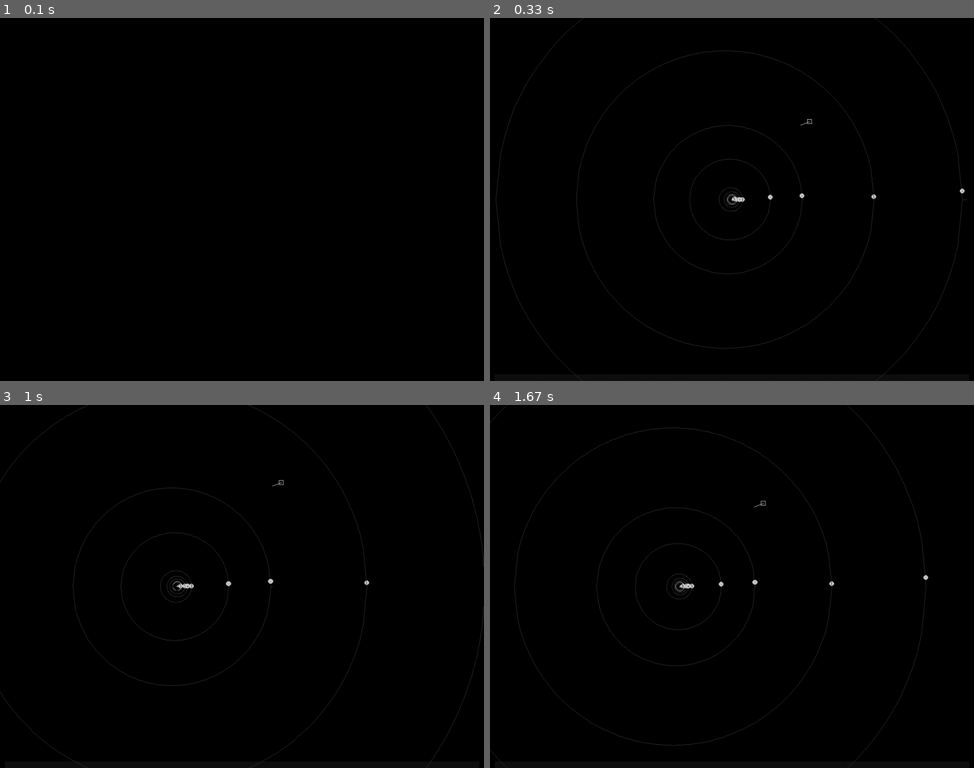
Above: before the commit, frames 1-4 (two rows, left to right).
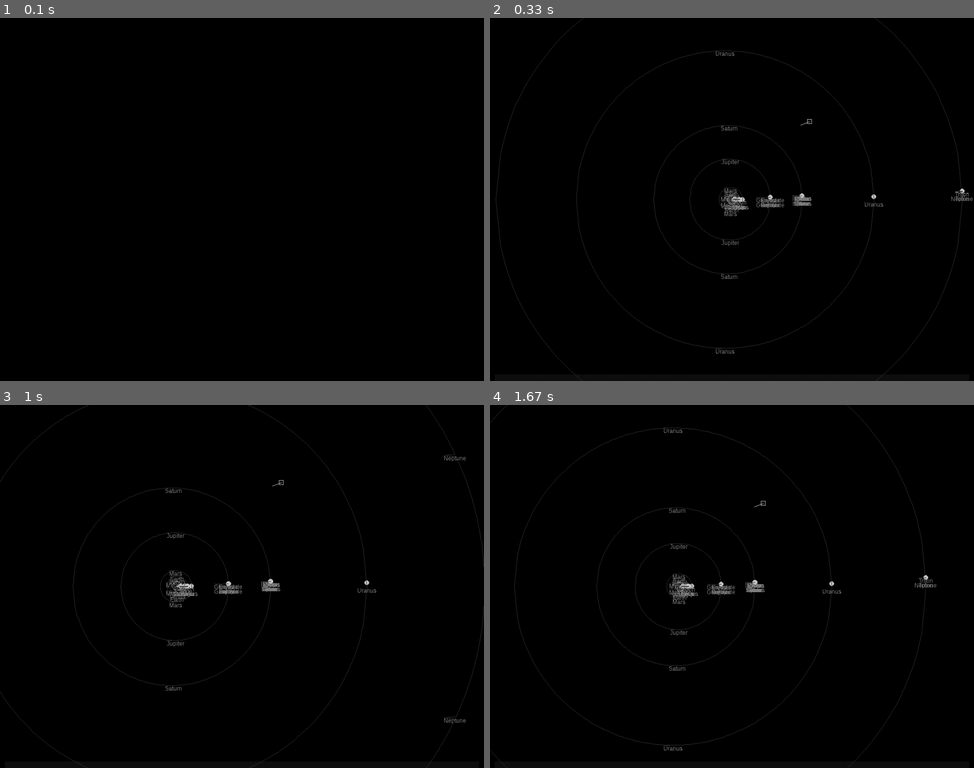
Above: after the commit, the same moments.

Repository: iparedes/Flatspace2
Game: pygame game, started from main.py
Same seed, same stepped clock (60 frames per second), same inputs: the game is played once before the commit and once after it.
Inputs:
- Up to frame 1 (0.1 s): no input
- Up to frame 2 (0.33 s): no input
- Up to frame 3 (1 s): tap T at 0.33 s; hold Right from 0.67 s (still down); tap Z at 0.73 s; tap X at 0.82 s
- Up to frame 4 (1.67 s): release Right at 1.13 s

Frame 1 is identical in both runs. In frame 2, 0.6% of the frame differs, in the area x 46-100%, y 9-93%; in frame 3, 0.6%, in the area x 34-97%, y 13-88%; in frame 4, 0.6%.

Commit message:
Added labels

Diff:
--- a/display.py
+++ b/display.py
@@ -5,19 +5,24 @@
 SCREEN_RATIO = 0.75  # 4:3
 
 WHITE = (200, 200, 200)
+LIGTH_GRAY = (128,128,128)
 GRAY = (50,50,50)
 LINE_WIDTH = 1
+
+ALIGN_LEFT=0
+ALIGN_CENTER=1
 
 
 class Display:
     def __init__(self, width):
         pg.init()
+        pg.font.init()
 
         self.WIDTH = width
         self.HEIGHT = int(width * SCREEN_RATIO)
         pg.display.set_caption("Test")
         self.screen = pg.display.set_mode((self.WIDTH, self.HEIGHT))
-
+        self.font= pg.font.SysFont('arial', 12)
         self.running = True
         # Holds surfaces that will be blitted
         # each element is a dictionary with keys 'surface' and 'pos'
@@ -38,6 +43,14 @@
     def test_circle(self):
         # pg.draw.circle(self.main_surface,(255,0,0),(100,100),50)
         pg.draw.ellipse(self.screen, (0, 0, 255), pg.Rect(200, 200, 50, 100))
+
+    def draw_text(self,t,pos,color=WHITE,align=ALIGN_LEFT):
+        textsurface = self.font.render(t, False, color)
+        if align==ALIGN_CENTER:
+            r=textsurface.get_rect()
+            deltaP=Pos(-(r.width/2),0)
+            pos+=deltaP
+        self.screen.blit(textsurface, pos.coords())
 
     # Draws a point at Pos
     def draw_point(self, Pos):
--- a/fspace.py
+++ b/fspace.py
@@ -1,5 +1,6 @@
 import math
 from geometry import *
+from itertools import chain
 
 G = 6.674E-11  # m3•k-1•s-2.
 
@@ -14,6 +15,11 @@
         self.mass=mass
         self.time=0             # time after periapsis
 
+    def __iter__(self):
+        yield self
+        for v in chain(*map(iter, self.satellites)):
+          yield v
+
     @property
     def pos(self):
         return self._pos
@@ -28,6 +34,20 @@
     # returns the area of flatspace that the element is occupying
     def area(self):
         return None
+
+    # returns the object (itself or a satellite) identified by ident
+
+    def find(self,ident):
+        object=None
+        if ident.lower()==self.name.lower():
+            object=self
+        else:
+            for s in self.satellites:
+                object=s.find(ident)
+                if object:
+                    break
+        return object
+
 
     # gives the position of the body in the orbit and the time after periapisis (seconds)
     # at a given angle of the true anomaly
@@ -123,7 +143,7 @@
     def __init__(self, primary=None, name="", mass=0, radius=0,peri=0,apo=0,incl=0,init_pos=0):
         Body.__init__(self,primary=primary,name=name,mass=mass)
         self.radius=radius
-        self.orbit=Orbit(primary.pos,peri,apo,incl)
+        self.orbit=Orbit(self.name,primary.pos,peri,apo,incl)
         self.T = 0  # Orbital period
         self.T = (2 * math.pi) * math.sqrt(self.orbit.a ** 3 / (G * self.primary.mass))
         (self.pos,self.time)=self.pos_at_angle(init_pos)
@@ -145,11 +165,12 @@
 
 class Orbit():
     # focus1 is the position of focus1
-    def __init__(self, focus1=None, peri=0, apo=0, incl=0):
+    def __init__(self, name="",focus1=None, peri=0, apo=0, incl=0):
         if (peri > apo):
             (peri, apo) = (apo, peri)
 
 
+        self.name=name
         # Where should I put the incl attribute, in the orbit, or in the ellipse inside the orbit?
         self.peri = peri
         self.apo = apo
@@ -200,6 +221,7 @@
         self.epoch=0
         self.days=0
         self.ships=[]
+
 
     # updates delta milliseconds
     def update(self,delta):
@@ -220,6 +242,17 @@
             for s in self.ships:
                 s.update_pos(delta)
 
+    # todo find ships
+    def find(self,ident):
+        body=self.Sol.find(ident)
+        if not body:
+            l=[n.name for n in self.ships]
+            if ident in l:
+                i=l.index(ident)
+                body=self.ships[i]
+            else:
+                body=None
+        return body
 
 # A body that is not on rails
 class Ship:
--- a/game.py
+++ b/game.py
@@ -3,6 +3,7 @@
 from display import *
 from geometry import *
 from fspace import *
+from parser import *
 import pygame as pg
 import pygame_textinput
 
@@ -24,6 +25,7 @@
         self.done = False
         self.SS=SSystem()
 
+
         self.max_apo=0
         self.max_peri=0 # watchout that max_peri is not the biggets periapsis, but the pri corresponding to max_apo
         self.load_data()
@@ -33,6 +35,13 @@
         self.console=pygame_textinput.TextInput(initial_string="",font_size=14,text_color=(255,255,255))
         self.console_active=False
         self.console_area=pg.Rect(CONSOLE_MARGIN,self.Display.HEIGHT-self.console.font_size,self.Display.WIDTH-(CONSOLE_MARGIN*2),self.console.font_size)
+
+        self.parser=Parser()
+
+        #o=self.SS.find("bolo")
+        #for i in self.SS.Sol:
+        #    print(i.name)
+
         # sets the view with the sun in the center to accommodate to see complete the largest orbit
         # it is not totally correct as it assumes that the orbit is horizontal in the ref. coords
 
@@ -75,6 +84,24 @@
         deltasecs=(milispertick/1000)*TIME_RATE[self.time_rate_index]
         #print("Delta per tick: "+str(deltasecs))
 
+    def exec(self,t):
+        instr=self.parser.parse_instr(t)
+        if instr:
+            cmd=instr.pop(0)
+            if cmd==MT:
+                ident=instr.pop(0)
+                obj=self.SS.find(ident)
+                if obj:
+                    pos=obj.pos
+                    self.View.set_center(pos)
+            elif cmd==LBL:
+                val=instr.pop(0)
+                if val==ON:
+                    self.View.labels=True
+                else:
+                    self.View.labels=False
+
+
     def load_data(self):
         file1 = open(DATA_FILE, 'r')
         Lines = file1.readlines()
@@ -84,7 +111,10 @@
             if l[0] != '#':
                 l.rstrip()
                 items = l.split(',')
+                #removes spaces from names
+                items[1]=items[1].strip()
                 if items[0] == "Sun":
+                    self.SS.Sol.name=items[0]
                     self.SS.Sol.mass = float(items[1])
                     self.SS.Sol.radius = float(items[2])
                     self.SS.Sol.pos = Pos(0, 0)
@@ -132,22 +162,36 @@
         self.Display.screen.blit(self.console.get_surface(), (self.console_area.left,self.console_area.top))
         # remove *************
         #self.Display.draw_line_cartesian(Pos(self.View.area.left, 0), Pos(self.View.area.right, 0), self.View.area)
-        if self.View.in_view(self.SS.Sol):
-            self.View.draw_sun(self.SS.Sol)
-        for p in self.SS.Sol.satellites:
-            if self.View.in_view(p):
-                self.View.draw_planet(p)
-            # draw orbit
-            if self.View.area.overlap(p.orbit.area):
-                self.View.draw_orbit(p.orbit)
-            for s in p.satellites:
-                if self.View.in_view(p):
-                    self.View.draw_satellite(s)
-                if self.View.area.overlap(s.orbit.area):
-                    self.View.draw_orbit(s.orbit)
+
+        bodies=iter(self.SS.Sol)
+        # the first element of the iterator is the Sun
+        body=next(bodies)
+        if self.View.in_view(body):
+            self.View.draw_sun(body)
+        for body in bodies:
+            if self.View.in_view(body):
+                self.View.draw_planet(body)
+            if self.View.area.overlap(body.orbit.area):
+                self.View.draw_orbit(body.orbit)
+
         for s in self.SS.ships:
             if self.View.in_view(s):
                 self.View.draw_ship(s)
+
+        # if self.View.in_view(self.SS.Sol):
+        #     self.View.draw_sun(self.SS.Sol)
+        # # this does not draw satellites if the planet is not in view
+        # for p in self.SS.Sol.satellites:
+        #     if self.View.in_view(p):
+        #         self.View.draw_planet(p)
+        #     # draw orbit
+        #     if self.View.area.overlap(p.orbit.area):
+        #         self.View.draw_orbit(p.orbit)
+        #     for s in p.satellites:
+        #         if self.View.in_view(p):
+        #             self.View.draw_satellite(s)
+        #         if self.View.area.overlap(s.orbit.area):
+        #             self.View.draw_orbit(s.orbit)
 
 
     # Handles events
@@ -168,6 +212,7 @@
                         self.console.clear_text()
                         self.console.get_surface().fill((0,0,0))
                         print(t)
+                        self.exec(t)
                     #break
                 else:
                     if event.key == pg.K_LEFT:
--- a/main.py
+++ b/main.py
@@ -1,6 +1,7 @@
 from game import *
 
 # todo add SOIs and detect from position
+# idea differentiate classes by bodies_on_rails bodies_not_on_rails as descendants of body
 
 if __name__ == '__main__':
     G=Game()
--- /dev/null
+++ b/parser.py
@@ -0,0 +1,49 @@
+
+
+MT  =   1
+LBL =   2
+
+OFF =   0
+ON  =   1
+
+
+
+KEYWORDS={
+    'mt':MT,   # mt ident - Moves the view to the center of the object identified by ident
+    'labels':LBL,
+    'off':OFF,
+    'on':ON
+
+}
+
+
+
+class Parser():
+
+    def __init__(self):
+        self.tokens=[]
+
+
+    def parse_instr(self,t):
+        tokens=t.lower().split()
+        instr=[]
+        command=tokens.pop(0)
+        if command in KEYWORDS.keys():
+            com_code=KEYWORDS[command]
+            instr.append(com_code)
+            if com_code==MT:
+                ident=tokens.pop(0)
+                if ident:
+                    instr.append(ident)
+                else:
+                    instr=[]
+            elif com_code==LBL:
+                val=tokens.pop(0)
+                if val=="on" or val=="1":
+                    instr.append(ON)
+                else:
+                    instr.append(OFF)
+            elif True:
+                pass
+
+        return instr
--- a/pygame_textinput.py
+++ b/pygame_textinput.py
@@ -9,7 +9,7 @@
 import pygame
 import pygame.locals as pl
 
-pygame.font.init()
+#pygame.font.init()
 
 
 class TextInput:
--- a/test.py
+++ b/test.py
@@ -35,16 +35,35 @@
     T=Sun(name="Sol",mass=5.97e12, radius=10)
     T.pos=Pos(0,0)
     global sh
-    sh=Ship(T,"noster",10,Pos(200,200))
-    sh.velocity=Vector(Pos(10,0))
+    #sh=Ship(T,"noster",10,Pos(200,200))
+    #sh.velocity=Vector(Pos(10,0))
 
 
 def draw():
     Display.screen.fill((0, 0, 0))
     Display.draw_line_cartesian(Pos(0,area.top),Pos(0,area.bottom),area)
     Display.draw_line_cartesian(Pos(area.left,0),Pos(area.right,0),area)
+    # c=10
+    # r=10
+    # for f in pg.font.get_fonts():
+    #     try:
+    #         Display.font=pg.font.SysFont(f, 12)
+    #         Display.draw_text(f, Pos(c, r))
+    #         r+=15
+    #         if r>750:
+    #             if c==10:
+    #                 c=256
+    #             elif c==256:
+    #                 c=512
+    #             elif c==512:
+    #                 c=768
+    #             r=10
+    #     except:
+    #         pass
+    #pg.display.update()
+
     #Display.draw_circle_cartesian(T.pos, T.radius, area)
-    View.draw_ship(sh)
+    #View.draw_ship(sh)
 
 def update():
     global SIGNX
@@ -161,6 +180,7 @@
 SIGNY=1
 X=0
 Display = Display(1024)
+
 View=View(Display,width=2048)
 run()
 print("weeey")
--- a/view.py
+++ b/view.py
@@ -1,10 +1,12 @@
 from geometry import *
+from display import *
 
 PATH_RESOLUTION=100
 EPSILON=10E-1 # small number used to avoid non existing values in the ellipse when calculating in the border of its area
 DEFAULT_PLANET_RADIUS=5 # radius to draw when the planet is too small to be seen
 DEFAULT_SUN_RADIUS=10 # radius to draw when the planet is too small to be seen
 DEFAULT_SHIP_SIZE=10
+LABEL_MARGIN=5
 
 # Defines an area in the flatspace with cartesian coordinates
 class View:
@@ -17,6 +19,8 @@
 
         self.display = display
         self.mperpixel = (self.area.width / self.display.WIDTH)
+
+        self.labels=True
 
     def set_center(self, pos):
         self.area.center = pos
@@ -95,6 +99,11 @@
         if radius==0:
             radius=DEFAULT_PLANET_RADIUS
         self.display.draw_circle(pos, radius)
+        if self.labels:
+            pos+=Pos(0,10)
+            self.display.draw_text(planet.name,pos,color=LIGTH_GRAY,align=ALIGN_CENTER)
+
+
 
     def draw_satellite(self,planet):
         pos=self.trans(planet.pos)
@@ -102,6 +111,10 @@
         if radius==0:
             radius=DEFAULT_PLANET_RADIUS
         self.display.draw_circle(pos, radius)
+        if self.labels:
+            pos+=Pos(0,10)
+            self.display.draw_text(planet.name,pos,color=LIGTH_GRAY,align=ALIGN_CENTER)
+
 
 
     def draw_sun(self,sun):
@@ -110,6 +123,10 @@
         if radius==0:
             radius=DEFAULT_SUN_RADIUS
         self.display.draw_circle(pos, radius,1)
+        if self.labels:
+            pos+=Pos(0,10)
+            self.display.draw_text(sun.name,pos,color=LIGTH_GRAY,align=ALIGN_CENTER)
+
 
     def draw_orbit(self,orbit):
         ellipse=orbit.ellipse
@@ -232,7 +249,14 @@
         paths = ellipse.paths(x1, x2, PATH_RESOLUTION)
         path = paths[0]
         path_conv = [self.trans(p) for p in path]
+        if self.labels:
+            pos=path_conv[int(len(path_conv)/2)]
+            self.display.draw_text(orbit.name,pos,color=LIGTH_GRAY,align=ALIGN_CENTER)
         self.display.draw_path(path_conv)
+
         path = paths[1]
         path_conv = [self.trans(p) for p in path]
+        if self.labels:
+            pos=path_conv[int(len(path_conv)/2)]
+            self.display.draw_text(orbit.name,pos,color=LIGTH_GRAY,align=ALIGN_CENTER)
         self.display.draw_path(path_conv)
Not shown, changed: data
